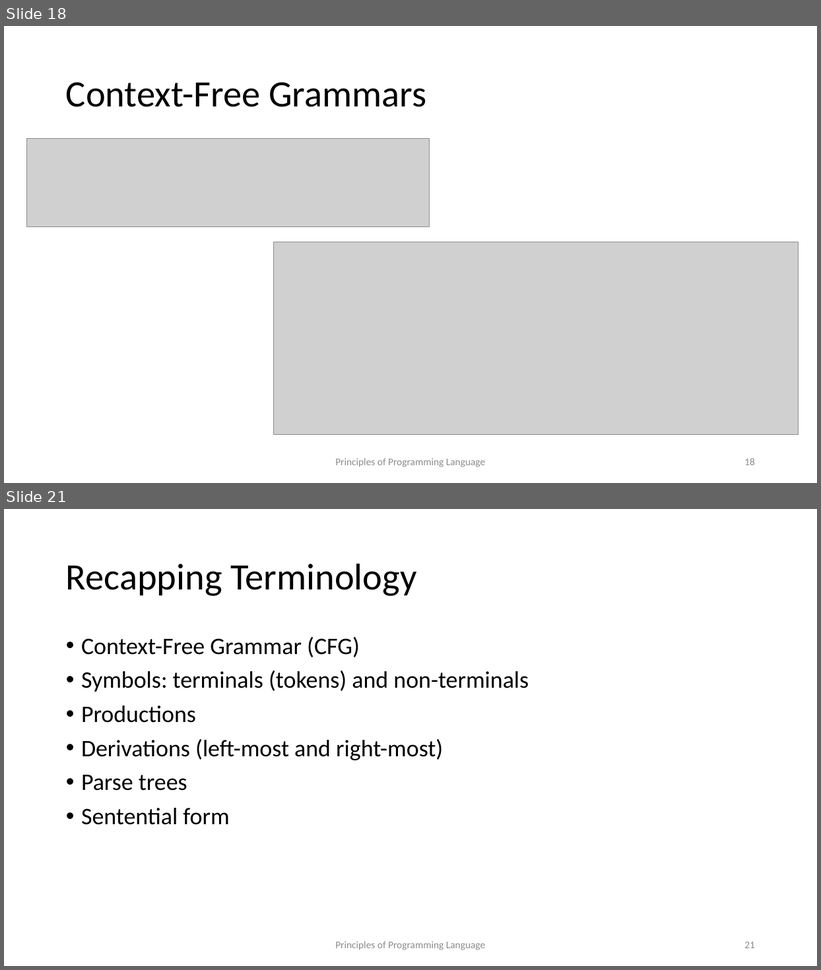
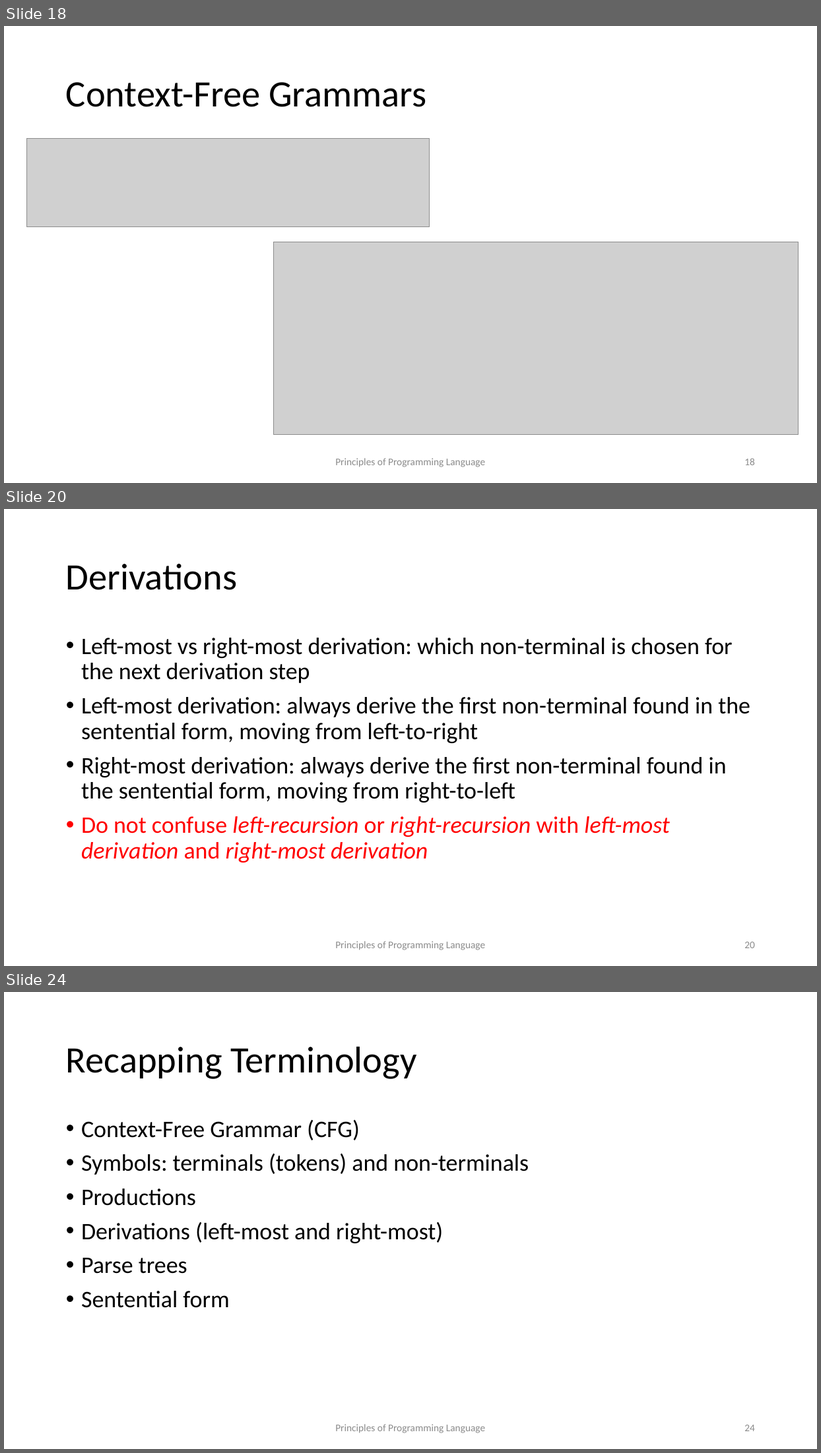
Before and after one commit to kongm/pl-design, a slide deck: syntax.pptx. Shown one above the other, each under a label of ours: slides 18 and 21 before the commit, slides 18, 20 and 24 after it; the slides between them are not shown. The pictures are 821x970 and 821x1453 pixels, drawn with LibreOffice and Linux fonts; fonts in the diff are those of the drawing; grey boxes stand for pictures. Boxes give left, top, right and bottom in pixels: in the first picture for what was removed or moved away, otherwise in the second. Text is boxed around its words. In the diff, an @@ line names an element or a change of style, - is before the commit and + after.

```diff
--- a/syntax.pptx
+++ b/syntax.pptx
@@ slide 20 added at (4, 509, 817, 966), background #FFFFFF @@
@@ title added at (66, 564, 237, 590), 44 pt, text #000000 @@
+Derivations
@@ text added at (81, 638, 750, 863), 28 pt, text #000000 @@
+• Left-most vs right-most derivation: which non-terminal is chosen for the next derivation step
+• Left-most derivation: always derive the first non-terminal found in the sentential form, moving from left-to-right
+• Right-most derivation: always derive the first non-terminal found in the sentential form, moving from right-to-left
+• Do not confuse left-recursion or right-recursion with left-most derivation and right-most derivation
@@ text added at (335, 941, 485, 951), 12 pt, text #8C8C8C @@
+Principles of Programming Language
@@ page number added at (745, 942, 755, 949), 12 pt, text #8C8C8C @@
+20
@@ what was slide 21 is now slide 24 @@
@@ page number at (745, 1425, 755, 1432): text changed @@
-21
+24
```
Also in this commit, not shown: 2 slides changed, 2 other slides added, 3 other files.
